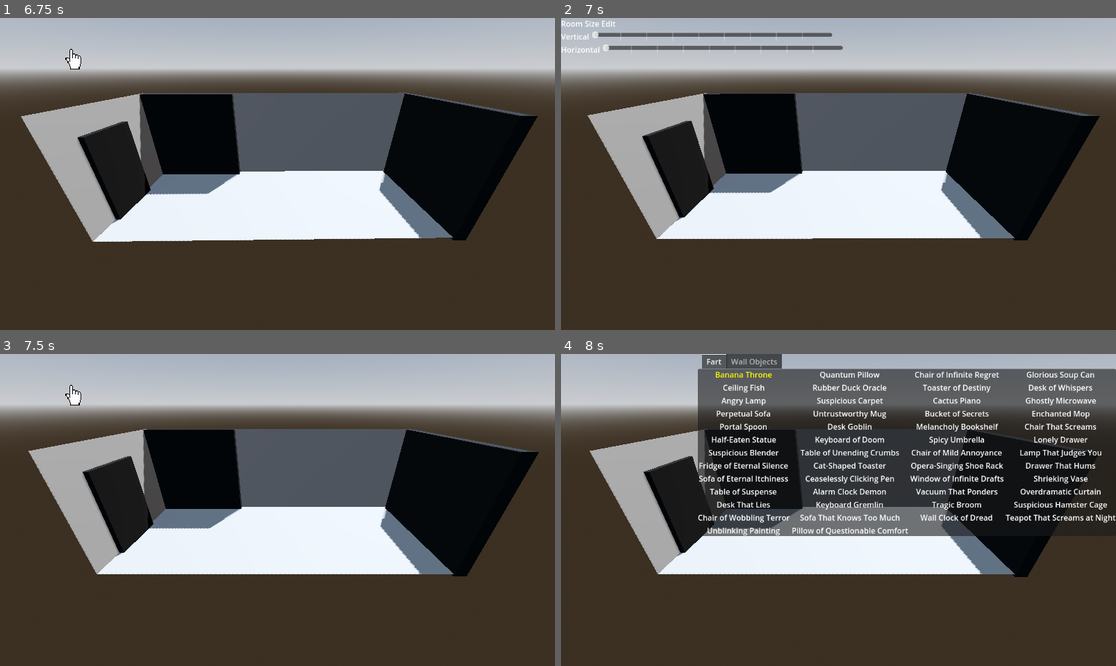
Above: before the commit, frames 1-4 (two rows, left to right).
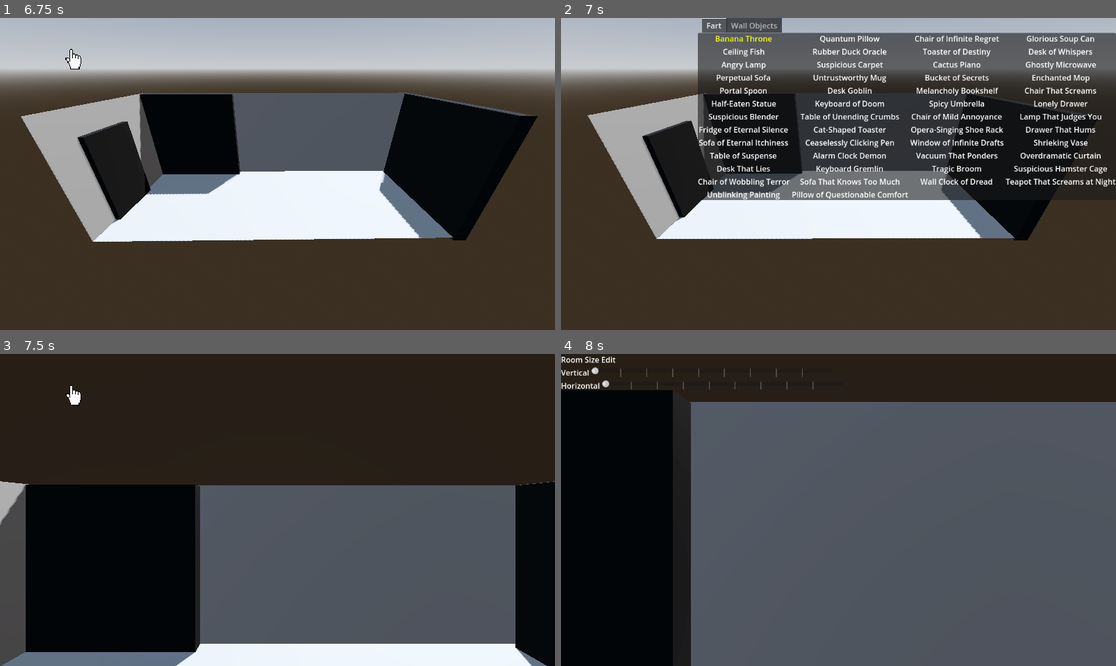
Above: after the commit, the same moments.

Repository: Pactace/Emilys-Suprise
Game: Godot game, scene res://Levels/Level Scenes/Floor 1/Entry Way.tscn
The game is run twice, just before and just after one commit, with the same random seed, the same clock (stepped at 60 frames per second) and the same inputs.
Inputs:
- Up to frame 1 (6.75 s): tap Enter at 0.5 s; hold Right (Pad Right, bound only after the commit) 0.53-1.28 s; hold ] (+, bound only after the commit) 0.53-1.28 s; tap [ (+, bound only before the commit) at 0.8, 1.35, 3.05 s; tap Space (Accept) at 1.25, 1.55, 3.5, 3.8, 4.35, 6.05 s; hold S (Down) 1.28-2.03 s; hold Right (Pad Right, bound only after the commit) 2.03-2.78 s; hold Space (Accept) 2.03-2.78 s; tap ] (+, bound only after the commit) at 2.3, 2.85, 4.55 s; hold Up (Pad Up, bound only after the commit) 2.78-3.53 s; hold [ (+, bound only before the commit) 3.53-4.28 s; hold A (Left) 3.53-5.03 s; hold S (Down) 5.03-5.78 s; hold [ (+, bound only before the commit) 5.03-5.78 s; tap 1 (Camera Snap Left) at 5.1 s; hold Right (Pad Right, bound only after the commit) 5.78-6.53 s; tap 0 (Camera Snap Right) at 5.85 s; hold Up (Pad Up, bound only after the commit) from 6.53 s (still down); hold E (Edit Mode) from 6.53 s (still down)
- Up to frame 2 (7 s): keep holding Up (Pad Up, bound only after the commit); keep holding E (Edit Mode); tap ] (+, bound only after the commit) at 6.8 s
- Up to frame 3 (7.5 s): release Up (Pad Up, bound only after the commit) at 7.28 s; release E (Edit Mode) at 7.28 s; hold Right (Pad Right, bound only after the commit) from 7.28 s (still down); tap ] (+, bound only after the commit) at 7.35 s
- Up to frame 4 (8 s): keep holding Right (Pad Right, bound only after the commit); tap [ (+, bound only before the commit) at 7.55 s

Frame 1 is identical in both runs. In frame 2, 29% of the frame differs, in the area x 0-100%, y 0-59%; in frame 3, 94%; in frame 4, 96%, in the area x 0-100%, y 0-100%.

Commit message:
Created wall placement functionality

Diff:
--- a/emily's-suprise-(ians-eyes-only)/Levels/Components/Room.tscn
+++ b/emily's-suprise-(ians-eyes-only)/Levels/Components/Room.tscn
@@ -54,7 +54,7 @@
 shape = SubResource("BoxShape3D_xfj0o")
 
 [node name="Front Wall" type="MeshInstance3D" parent="."]
-transform = Transform3D(16, 1.20797e-06, -1.50996e-07, -2.41593e-06, 8, -4.75477e-20, -2.41593e-06, -1.82398e-13, -1, 0, 4, 8)
+transform = Transform3D(16, 1.20797e-06, -1.50996e-07, -2.41593e-06, 8, 2.2023e-20, -2.41593e-06, -1.82397e-13, -1, 0, 4, 8)
 mesh = SubResource("QuadMesh_oqiun")
 skeleton = NodePath("../..")
 
--- a/emily's-suprise-(ians-eyes-only)/Levels/Test_Level_2.tscn
+++ b/emily's-suprise-(ians-eyes-only)/Levels/Test_Level_2.tscn
@@ -31,7 +31,8 @@
 transform = Transform3D(-0.866025, -0.433013, 0.25, 0, 0.5, 0.866025, -0.5, 0.75, -0.433013, 0, 0, 0)
 shadow_enabled = true
 
-[node name="Room" parent="." instance=ExtResource("1_va61b")]
+[node name="Room" parent="." node_paths=PackedStringArray("camera") instance=ExtResource("1_va61b")]
+camera = NodePath("../Camera")
 
 [node name="Emily" type="CharacterBody3D" parent="."]
 transform = Transform3D(1.5, 0, 0, 0, 1.5, 0, 0, 0, 1.5, 0, 1.90891, 0)
--- a/emily's-suprise-(ians-eyes-only)/Levels/room.gd
+++ b/emily's-suprise-(ians-eyes-only)/Levels/room.gd
@@ -4,6 +4,7 @@
 @export var horizontal_size := 0 : set = set_horizontal_size
 @export var vertical_size := 0 : set = set_vertical_size
 @export var editable: bool = true
+@export var camera: Camera3D
 
 @onready var back_wall: Node3D = $"Back Wall"
 @onready var front_wall: Node3D = $"Front Wall"
@@ -69,6 +70,8 @@
 func add_object(instance: Node, is_wall: bool) -> void:
 	if not is_wall:
 		add_object_on_ground(instance)
+	else:
+		add_object_on_wall(instance)
 
 func add_object_on_ground(instance: Node3D):
 	instance.visible = false
@@ -110,6 +113,72 @@
 	instance.placed()
 	instance.visible = true
 
+#this is a very mathy function tbh
+func add_object_on_wall(instance: Node3D):
+	var from: Vector3 = camera.global_position
+	var to: Vector3 = from + -camera.global_transform.basis.z * 100.0
+
+	var space_state = get_world_3d().direct_space_state
+	var query = PhysicsRayQueryParameters3D.create(from, to)
+	query.collision_mask = 2
+	var result = space_state.intersect_ray(query)
+
+	if result:
+		wall_nodes.add_child(instance)
+		instance.is_on_wall = true
+		if round(abs(result.normal.x)) == 1:
+			instance.is_horizontal = true
+
+		var basis = Basis.IDENTITY
+		basis.z = result.normal
+		basis.y = Vector3(0,1,0)
+		basis.x = basis.y.cross(basis.z)
+		instance.basis = basis
+
+		var wall = result.collider.get_parent()
+		instance.transform.origin = Vector3(result.position.x, wall.position.y, result.position.z)
+		await get_tree().create_timer(0.02).timeout
+
+		#these are the directions its going to be left and right around the main guy
+		var directions = [
+			Vector3(1, 0, 1),   # East
+			Vector3(-1, 0, -1),  # West
+		]
+
+		#depending which wall the object is on we are going to modify these direction vectors
+		var horizontal_vector = Vector3(0,1,1)
+		var vertical_vector = Vector3(1,1,0)
+
+		#if it collides with something we are going go around the collision
+		var colliding_area = instance.area.get_overlapping_areas().front()
+		print(colliding_area)
+		if colliding_area:
+			var colliding_object = colliding_area.get_parent()
+			for direction in directions:
+				#We are going to reset it to the colliding objects position so the reallocation math is easier
+				if instance.is_horizontal == true:
+					instance.position.z = colliding_object.position.z
+				else:
+					instance.position.x = colliding_object.position.x
+
+				#this is to decide which direction its going to go depending on the wall
+				var direction_vector_turnary = (vertical_vector if !instance.is_horizontal else horizontal_vector * 1.4)
+				#Relocation math
+				instance.position += (colliding_object.scale * direction * direction_vector_turnary
+				 + instance.scale * direction * direction_vector_turnary)
+				#got to wait a second before checking placement
+				await get_tree().create_timer(0.02).timeout
+				if instance.check_placement():
+					print("we chillin")
+					break
+		#temporary fix,
+		if instance.check_placement() == false:
+			print("Too many objects")
+			instance.queue_free()
+		#finally we place the object.
+		instance.placed()
+		instance.visible = true
+
 # --- Make sure editor-set values apply at runtime ---
 func _ready() -> void:
 	update_walls()
--- a/emily's-suprise-(ians-eyes-only)/UI_Overlay/Components/Tab Select.tscn
+++ b/emily's-suprise-(ians-eyes-only)/UI_Overlay/Components/Tab Select.tscn
@@ -27,3 +27,4 @@
 metadata/_tab_index = 1
 
 [connection signal="is_wall_change" from="." to="ObjectSelect" method="_on_tab_container_is_wall_change"]
+[connection signal="is_wall_change" from="." to="ObjectSelect2" method="_on_tab_container_is_wall_change"]
--- a/emily's-suprise-(ians-eyes-only)/UI_Overlay/Scripts/mouse_controller.gd
+++ b/emily's-suprise-(ians-eyes-only)/UI_Overlay/Scripts/mouse_controller.gd
@@ -1,6 +1,5 @@
 extends Marker2D
-@export var SPEED = 300.0  # pixels per second
-var active := false
+@export var SPEED = 300.0
 
 func enabled():
 	visible = true
@@ -9,7 +8,6 @@
 	visible = false
 
 func _process(delta: float) -> void:
-	print(visible)
 	if visible:
 		var input_dir := Input.get_vector("Left", "Right", "Up", "Down")
 		if input_dir != Vector2.ZERO:
--- a/emily's-suprise-(ians-eyes-only)/UI_Overlay/Scripts/place_objects.gd
+++ b/emily's-suprise-(ians-eyes-only)/UI_Overlay/Scripts/place_objects.gd
@@ -29,6 +29,7 @@
 func disabled():
 	visible = false
 	edit_ray = null
+	is_wall = false
 
 func _process(delta: float) -> void:
 	if visible:
@@ -54,7 +55,7 @@
 				selected_object = null
 				possible_selected_object = null
 			#if thats not the case an instead there is a possible_selection we are hovering over we are going to select it
-			elif possible_selected_object:
+			elif possible_selected_object && possible_selected_object.is_on_wall == is_wall:
 				selected_object = possible_selected_object
 
 
@@ -118,4 +119,3 @@
 #here we are just getting the wall state from the parent
 func _on_ui_overlay_is_wall_change(state: bool) -> void:
 	is_wall = state
-	print(is_wall)
--- a/emily's-suprise-(ians-eyes-only)/UI_Overlay/room_edit.gd
+++ b/emily's-suprise-(ians-eyes-only)/UI_Overlay/room_edit.gd
@@ -35,6 +35,10 @@
 	current_state = EditState.Edit_Objects
 	switch_states()
 	mouse.disabled()
+
+	#the wall stuff
+	camera.wall_update(false)
+	_on_tab_select_is_wall_change(false)
 
 func _ready() -> void:
 	#global variables should be assigned by the parent.
--- a/emily's-suprise-(ians-eyes-only)/project.godot
+++ b/emily's-suprise-(ians-eyes-only)/project.godot
@@ -72,42 +72,48 @@
 "Rotate Left"={
 "deadzone": 0.2,
 "events": [Object(InputEventJoypadMotion,"resource_local_to_scene":false,"resource_name":"","device":-3,"axis":4,"axis_value":1.0,"script":null)
+, Object(InputEventKey,"resource_local_to_scene":false,"resource_name":"","device":-3,"window_id":0,"alt_pressed":false,"shift_pressed":false,"ctrl_pressed":false,"meta_pressed":false,"pressed":false,"keycode":0,"physical_keycode":50,"key_label":0,"unicode":50,"location":0,"echo":false,"script":null)
 ]
 }
 "Rotate Right"={
 "deadzone": 0.2,
 "events": [Object(InputEventJoypadMotion,"resource_local_to_scene":false,"resource_name":"","device":-3,"axis":5,"axis_value":1.0,"script":null)
+, Object(InputEventKey,"resource_local_to_scene":false,"resource_name":"","device":-3,"window_id":0,"alt_pressed":false,"shift_pressed":false,"ctrl_pressed":false,"meta_pressed":false,"pressed":false,"keycode":0,"physical_keycode":57,"key_label":0,"unicode":57,"location":0,"echo":false,"script":null)
 ]
 }
 +={
 "deadzone": 0.2,
 "events": [Object(InputEventJoypadButton,"resource_local_to_scene":false,"resource_name":"","device":-3,"button_index":6,"pressure":0.0,"pressed":false,"script":null)
-, Object(InputEventKey,"resource_local_to_scene":false,"reso …(132 unchanged characters)… ":false,"keycode":0,"physical_keycode":91,"key_label":0,"unicode":91,"location":0,"echo":false,"script":null)
+, Object(InputEventKey,"resource_local_to_scene":false,"reso …(132 unchanged characters)… ":false,"keycode":0,"physical_keycode":93,"key_label":0,"unicode":93,"location":0,"echo":false,"script":null)
 ]
 }
 -={
 "deadzone": 0.2,
 "events": [Object(InputEventJoypadButton,"resource_local_to_scene":false,"resource_name":"","device":-3,"button_index":4,"pressure":0.0,"pressed":false,"script":null)
-, Object(InputEventKey,"resource_local_to_scene":false,"reso …(132 unchanged characters)… ":false,"keycode":0,"physical_keycode":93,"key_label":0,"unicode":93,"location":0,"echo":false,"script":null)
+, Object(InputEventKey,"resource_local_to_scene":false,"reso …(132 unchanged characters)… ":false,"keycode":0,"physical_keycode":91,"key_label":0,"unicode":91,"location":0,"echo":false,"script":null)
 ]
 }
 "Pad Left"={
 "deadzone": 0.2,
 "events": [Object(InputEventJoypadButton,"resource_local_to_scene":false,"resource_name":"","device":-3,"button_index":13,"pressure":0.0,"pressed":true,"script":null)
+, Object(InputEventKey,"resource_local_to_scene":false,"resource_name":"","device":-3,"window_id":0,"alt_pressed":false,"shift_pressed":false,"ctrl_pressed":false,"meta_pressed":false,"pressed":false,"keycode":0,"physical_keycode":4194319,"key_label":0,"unicode":0,"location":0,"echo":false,"script":null)
 ]
 }
 "Pad Right"={
 "deadzone": 0.2,
 "events": [Object(InputEventJoypadButton,"resource_local_to_scene":false,"resource_name":"","device":-3,"button_index":14,"pressure":0.0,"pressed":true,"script":null)
+, Object(InputEventKey,"resource_local_to_scene":false,"resource_name":"","device":-3,"window_id":0,"alt_pressed":false,"shift_pressed":false,"ctrl_pressed":false,"meta_pressed":false,"pressed":false,"keycode":0,"physical_keycode":4194321,"key_label":0,"unicode":0,"location":0,"echo":false,"script":null)
 ]
 }
 "Pad Up"={
 "deadzone": 0.2,
 "events": [Object(InputEventJoypadButton,"resource_local_to_scene":false,"resource_name":"","device":-3,"button_index":11,"pressure":0.0,"pressed":true,"script":null)
+, Object(InputEventKey,"resource_local_to_scene":false,"resource_name":"","device":-3,"window_id":0,"alt_pressed":false,"shift_pressed":false,"ctrl_pressed":false,"meta_pressed":false,"pressed":false,"keycode":0,"physical_keycode":4194320,"key_label":0,"unicode":0,"location":0,"echo":false,"script":null)
 ]
 }
 "Pad Down"={
 "deadzone": 0.2,
 "events": [Object(InputEventJoypadButton,"resource_local_to_scene":false,"resource_name":"","device":-3,"button_index":12,"pressure":0.0,"pressed":true,"script":null)
+, Object(InputEventKey,"resource_local_to_scene":false,"resource_name":"","device":-3,"window_id":0,"alt_pressed":false,"shift_pressed":false,"ctrl_pressed":false,"meta_pressed":false,"pressed":false,"keycode":0,"physical_keycode":4194322,"key_label":0,"unicode":0,"location":0,"echo":false,"script":null)
 ]
 }
